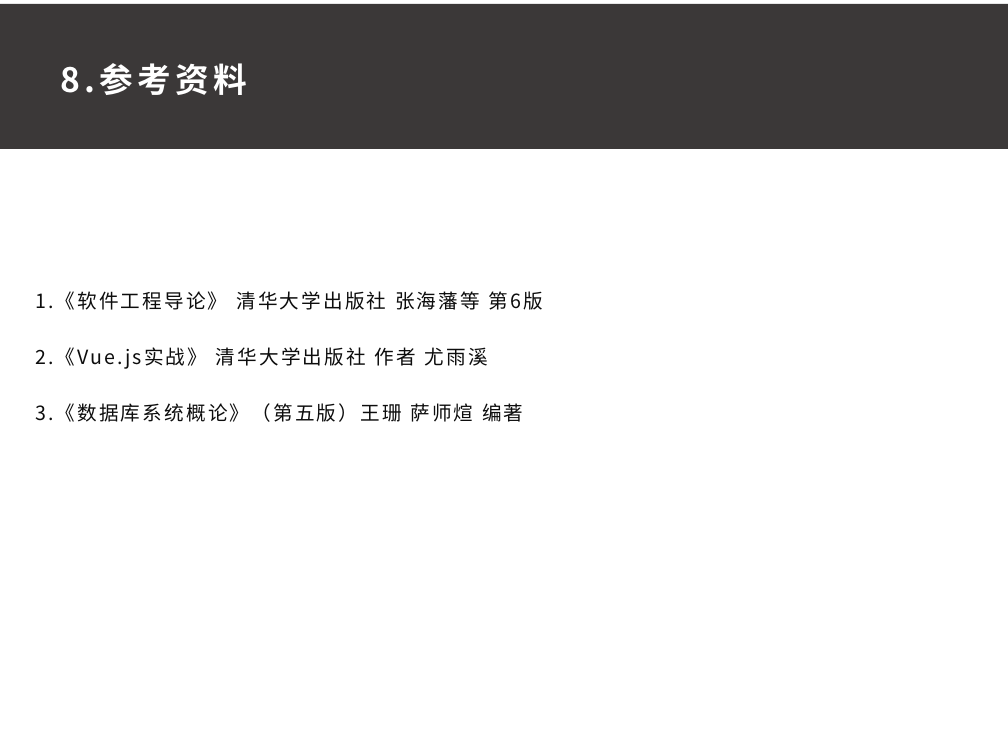
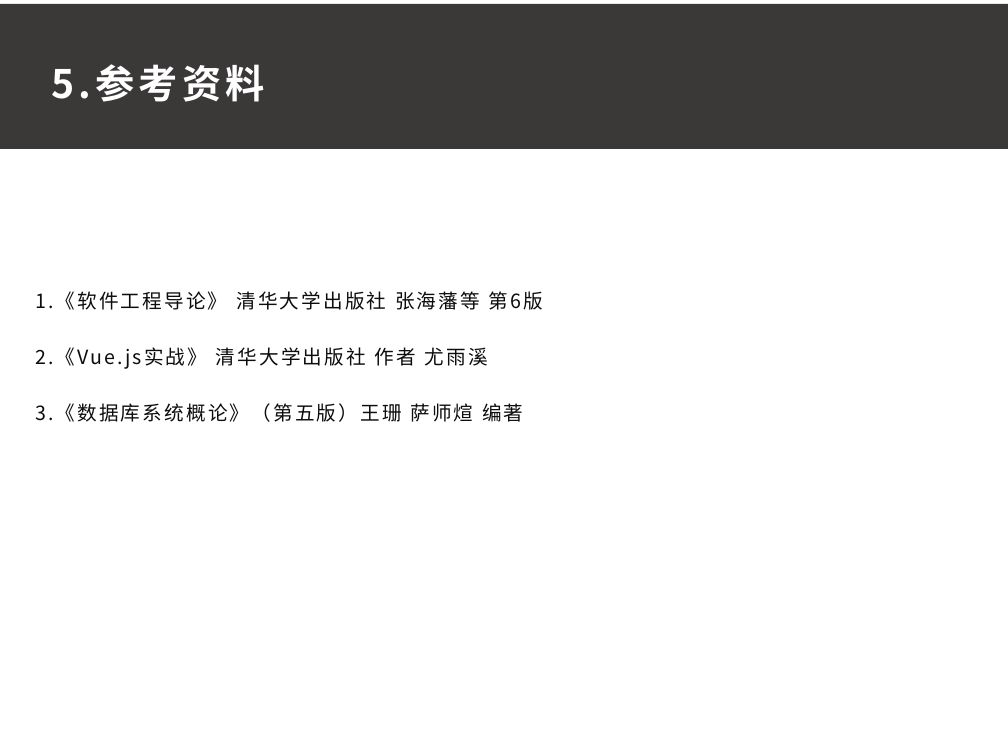
Before and after one commit to ConstanTWT/SE2020-G01, a slide deck: slide 17 of 项目计划书/G01小组项目计划PPT0.1.pptx (slide 18 before the commit). Drawn at 1008x756 pixels with LibreOffice and Linux fonts; fonts in the diff are those of the drawing. Boxes give left, top, right and bottom in pixels: in the first picture for what was removed or moved away, otherwise in the second. Text is boxed around its words. In the diff, an @@ line names an element or a change of style, - is before the commit and + after.

```diff
--- a/项目计划书/G01小组项目计划PPT0.1.pptx
+++ b/项目计划书/G01小组项目计划PPT0.1.pptx
@@ text at box(51, 64, 264, 102): text changed; size 24 to 28 pt @@
-8.参考资料
+5.参考资料
```
Also in this commit, not shown: 5 other slides changed, 4 slides added, 5 slides removed, 3 other files.
